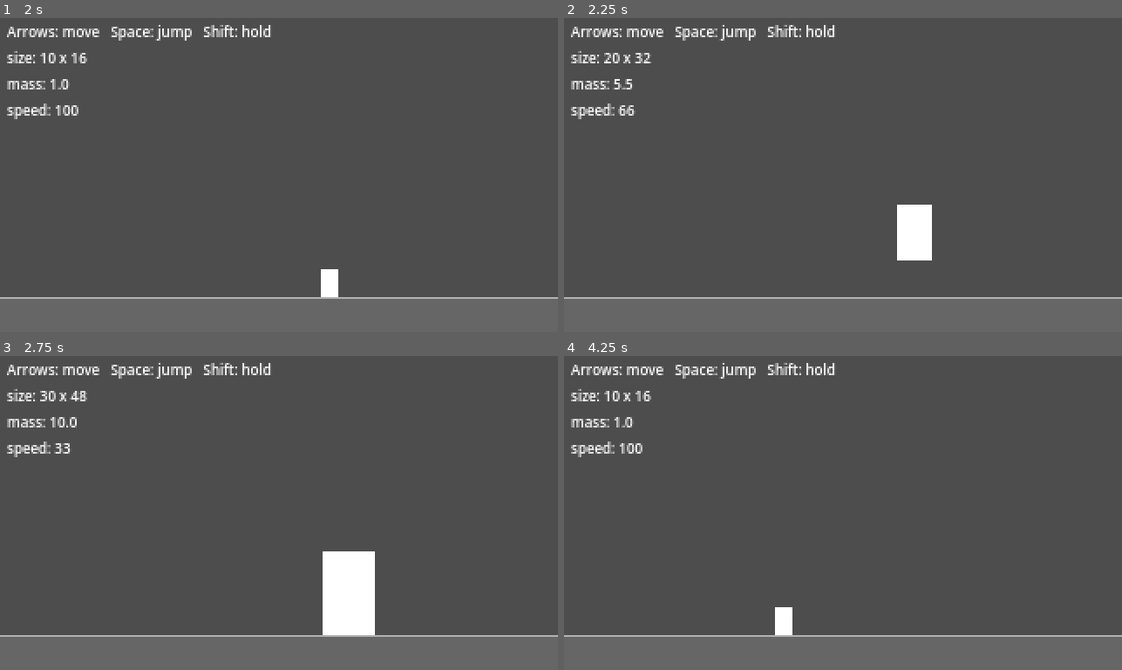
Above: before the commit, frames 1-4 (two rows, left to right).
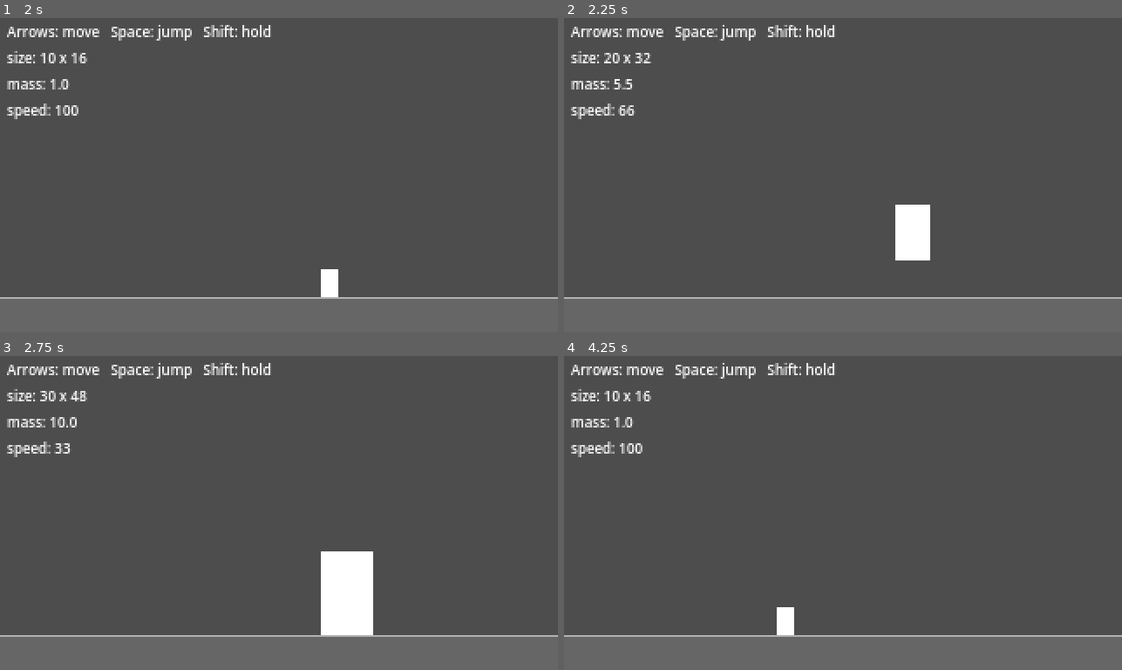
Above: after the commit, the same moments.

Repository: evalfoo/game-off-2026
Game: Godot game, scene res://game/rooms/wide.tscn
The game is run twice, just before and just after one commit, with the same random seed, the same clock (stepped at 60 frames per second) and the same inputs. This scene is started directly instead of the project's main scene.
Inputs (mouse positions are in pixels of both pictures, inside the frame that each line leads up to):
- Up to frame 1 (2 s): tap Enter (ui_accept) at 0.5, 0.77 s; move the mouse to (401, 159) at 0.52 s; hold Right (ui_right) 0.53-1.25 s; tap Space at 0.6 s; click (401, 159) at 0.67 s; drag from (167, 190) to (251, 237) at 1.27 s
- Up to frame 2 (2.25 s): tap Enter (ui_accept) at 2 s; move the mouse to (898, 105) at 2.02 s; hold Right (ui_right) from 2.03 s (still down); hold Shift from 2.03 s (still down)
- Up to frame 3 (2.75 s): keep holding Right (ui_right); keep holding Shift; tap Space at 2.3 s
- Up to frame 4 (4.25 s): release Right (ui_right) at 2.75 s; release Shift at 2.75 s; tap Enter (ui_accept) at 2.75, 3.5, 3.77 s; drag from (815, 575) to (675, 465) at 2.77 s; move the mouse to (1010, 560) at 3.52 s; hold Left (ui_left) from 3.53 s (still down); tap Space at 3.6 s

Frame 1 is identical in both runs. In frame 2, 0.1% of the frame differs, in the area x 59-66%, y 59-78%; in frame 3, 0.2%, in the area x 57-68%, y 62-89%; in frame 4, less than 0.1%.

Commit message:
fix(camera): a jump right after landing no longer moves the view (#11)

Diff:
--- a/game/camera.gd
+++ b/game/camera.gd
@@ -5,7 +5,8 @@
 # player walks inside it and scrolls when they push against its edge; position
 # smoothing glides toward the target; limits keep the room's edges on screen.
 # This script adds the one rule Camera2D lacks: the height follows the player
-# only when they stand on a floor, so a jump doesn't move the view.
+# only when they stand on a floor, and holds still while they are in the air,
+# so a jump doesn't move the view.
 #
 # The room sets target and the limits before adding it, after the player, so
 # each physics step it follows where the player has just moved.
@@ -28,6 +29,10 @@
 	drag_right_margin = window_margin
 	position_smoothing_enabled = true
 	position_smoothing_speed = smoothing_speed
+	# Camera2D updates the view in its own physics step, which runs before this
+	# script's, so the view would always trail the target set here by a step.
+	# _physics_process updates it instead, once, after setting the target.
+	set_physics_process_internal(false)
 	position = target.position - Vector2(0, feet_below_centre)
 	# Centres the view on the player now. Camera2D's own first update ran as it
 	# entered the tree, before this position, so until the next physics step
@@ -41,3 +46,8 @@
 	position.x = target.position.x
 	if target.is_on_floor():
 		position.y = target.position.y - feet_below_centre
+	else:
+		# Holds the height the view shows now, so a jump taken while it is still
+		# easing toward the last landing doesn't carry it on.
+		position.y = get_screen_center_position().y
+	force_update_scroll()
--- a/tests/camera.gd
+++ b/tests/camera.gd
@@ -39,8 +39,13 @@
 		Events.hold_key(KEY_SHIFT, true)
 		await physics(40)
 
-	# Walk right past the window's right edge.
+	# Walk right past the window's right edge. While walking, the view eases
+	# after the window's edge rather than keeping up with it.
+	var start_x := _centre().x
 	await _walk(KEY_RIGHT, func() -> bool: return player.position.x >= 300.0)
+	var lag := player.position.x - margin - _centre().x
+	check(_centre().x > start_x + 1.0 and lag > 2.0,
+		"%s: walking right, the view follows but trails the window's edge: view x %.1f -> %.1f, %.1f px behind" % [label, start_x, _centre().x, lag])
 	await physics(90)
 	check(absf(_centre().x - (player.position.x - margin)) < 0.5,
 		"%s: walking right, the player ends at the window's right edge: player x %.1f, view x %.1f" % [label, player.position.x, _centre().x])
@@ -77,6 +82,14 @@
 	Events.hold_key(KEY_RIGHT, false)
 	check(absf(player.position.y - step_y) < 0.5 and climb.moved < 0.5,
 		"%s: jumping onto the step lands at y %.1f with the view moved %.1f px in the air" % [label, player.position.y, climb.moved])
+	# Jump again one step after landing, while the view is still easing up to
+	# the step's height: it holds where it is until the player lands again.
+	await physics(1)
+	Events.hold_key(KEY_SPACE, true)
+	var again := await _air_time()
+	Events.hold_key(KEY_SPACE, false)
+	check(absf(player.position.y - step_y) < 0.5 and again.rise > 15.0 and again.moved < 0.5,
+		"%s: jumping again right after landing rises %.1f px and moves the view %.1f px in the air" % [label, again.rise, again.moved])
 	await physics(120)
 	check(absf(_centre().y - (step_y - feet_below)) < 0.5,
 		"%s: after landing on the step the view rises with it: %.1f -> %.1f" % [label, floor_view_y, _centre().y])
@@ -112,17 +125,23 @@
 
 
 # Waits for the player to leave the floor and land again. Returns how far the
-# feet rose and how far the view's height moved while in the air.
+# feet rose, and how far the view's height moved between the last frame on the
+# floor and the landing. Before takeoff the view may still be easing.
 func _air_time() -> Dictionary:
 	var start_y := player.position.y
 	var view_y := _centre().y
 	var top := start_y
 	var moved := 0.0
+	var left := false
 	for i: int in 300:
 		await physics(1)
 		top = minf(top, player.position.y)
-		if player.is_on_floor() and i > 2:
-			break
+		if player.is_on_floor():
+			if left:
+				break
+			view_y = _centre().y
+			continue
+		left = true
 		moved = maxf(moved, absf(_centre().y - view_y))
 	return {"rise": start_y - top, "moved": moved}
 
--- a/tools/clips/scenarios/camera.gd
+++ b/tools/clips/scenarios/camera.gd
@@ -1,9 +1,9 @@
 extends "res://tools/clips/scenario.gd"
 
 # The camera in the wide room: the player walks right, turns and walks back
-# inside the camera window, jumps in place, then walks onto the step with a
-# jump. Pass -- --big to hold Shift throughout. The room is new, so record one
-# ref:
+# inside the camera window, jumps in place, walks onto the step with a jump,
+# and jumps again as it lands. Pass -- --big to hold Shift throughout. The
+# room is new, so record one ref:
 #
 #   tools/clips/record.sh tools/clips/scenarios/camera.gd HEAD [-- --big]
 
@@ -21,7 +21,7 @@
 	var walk := 3.0 if big else 1.6
 	# The big player walks a third as fast, so its clip runs about twice as long.
 	var seconds := 15.0 if big else 8.0
-	strip(roundi(seconds * FPS / 8.0), "walk right, turn, jump, walk onto the step")
+	strip(roundi(seconds * FPS / 8.0), "walk right, turn, jump, jump onto the step and again")
 	mark("walk right")
 	Events.hold_key(KEY_RIGHT, true)
 	await hold(walk)
@@ -44,8 +44,13 @@
 	Events.hold_key(KEY_SPACE, true)
 	await hold(0.3)
 	Events.hold_key(KEY_SPACE, false)
-	await hold(0.8 if big else 0.5)
 	Events.hold_key(KEY_RIGHT, false)
-	await hold(1.5)
+	while not player.is_on_floor():
+		await hold(1.0 / FPS)
+	mark("jump again on landing")
+	Events.hold_key(KEY_SPACE, true)
+	await hold(0.3)
+	Events.hold_key(KEY_SPACE, false)
+	await hold(2.0)
 	Events.hold_key(KEY_SHIFT, false)
 	finish()
Not shown, changed: docs/implementation.md
